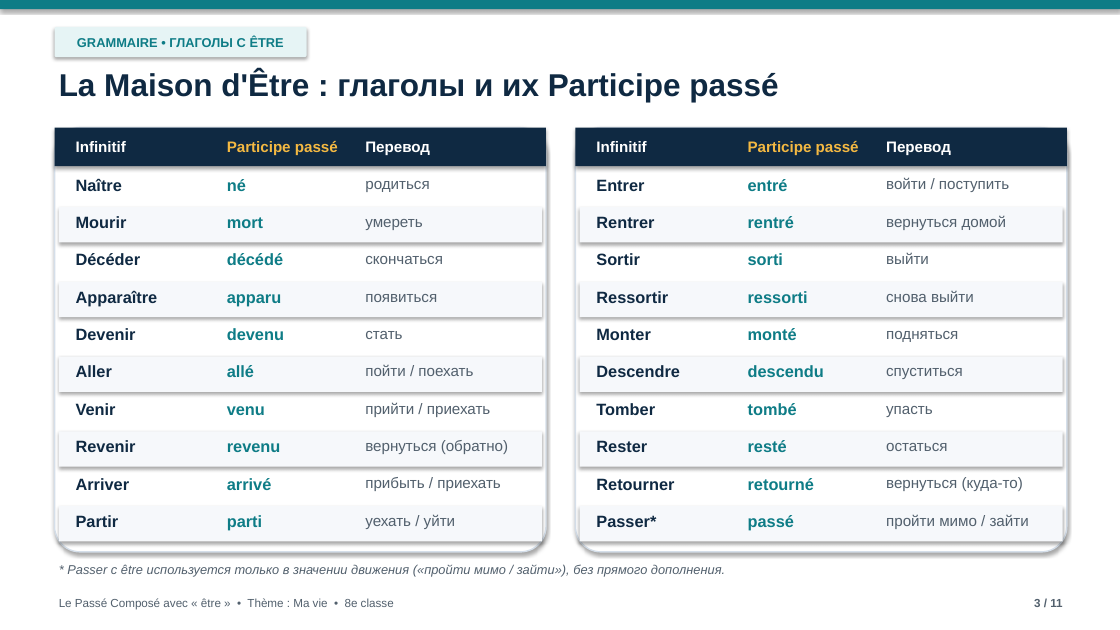
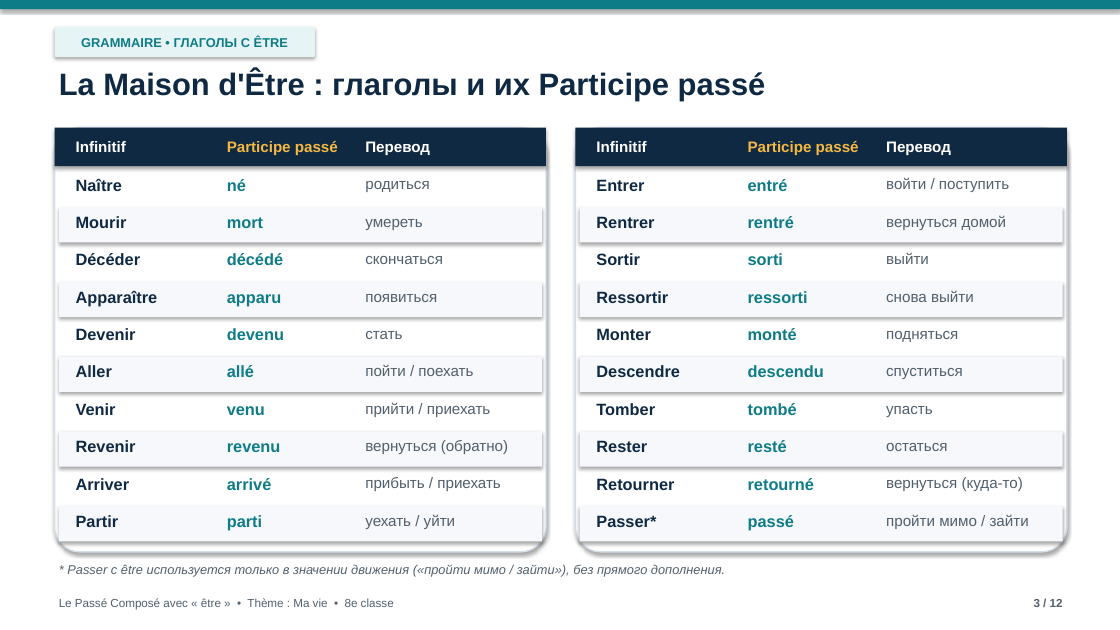
Before and after one commit to graz1p777dev/ma-vie-presentation, a slide deck: slide 3 of Ma_vie_Passe_Compose.pptx. Drawn at 1120x630 pixels with LibreOffice and Linux fonts; fonts in the diff are those of the drawing; background and template pictures are left out. Boxes give left, top, right and bottom in pixels: in the first picture for what was removed or moved away, otherwise in the second. Text is boxed around its words. In the diff, an @@ line names an element or a change of style, - is before the commit and + after.

```diff
--- a/Ma_vie_Passe_Compose.pptx
+++ b/Ma_vie_Passe_Compose.pptx
@@ rounded rectangle "GRAMMAIRE • ГЛАГОЛЫ С ÊTRE": place and size @@
-rounded rectangle "GRAMMAIRE • ГЛАГОЛЫ С ÊTRE" at [55,27,307,57]
+rounded rectangle "GRAMMAIRE • ГЛАГОЛЫ С ÊTRE" at [55,27,315,57]
@@ text "La Maison d'Être : глаголы ..." at [59,71,766,102]: size 27 to 26.5 pt @@
@@ text at [1034,599,1063,607]: text changed @@
-3 / 11
+3 / 12
```
Also in this commit, not shown: 8 other slides changed, 3 slides added, 2 slides removed, 1 other file.
